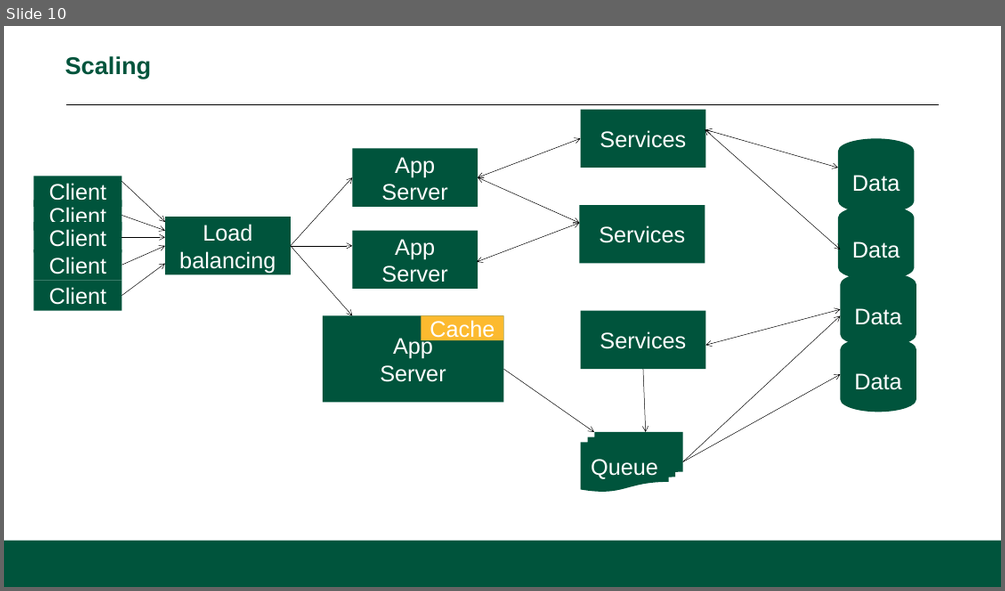
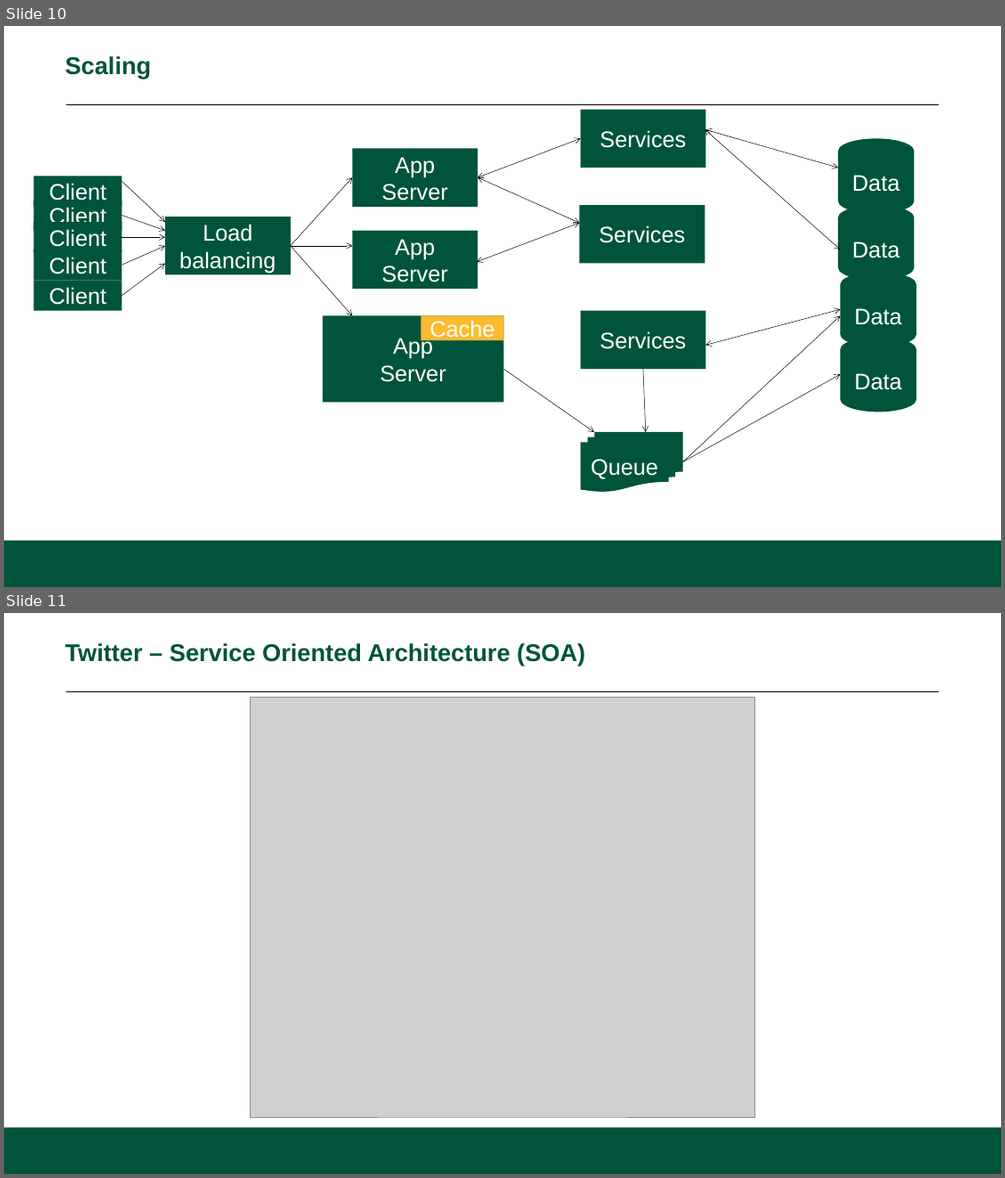
Before and after one commit to CS601-F15/lectures, a slide deck: slides/intro.pptx. Shown one above the other, each under a label of ours: slide 10 before the commit, slides 10 and 11 after it. The pictures are 1005x591 and 1005x1178 pixels, drawn with LibreOffice and Linux fonts; fonts in the diff are those of the drawing; grey boxes stand for pictures; background and template pictures are left out. Boxes give left, top, right and bottom in pixels: in the first picture for what was removed or moved away, otherwise in the second. Text is boxed around its words. In the diff, an @@ line names an element or a change of style, - is before the commit and + after.

```diff
--- a/slides/intro.pptx
+++ b/slides/intro.pptx
@@ slide 11 added at [4, 613, 1001, 1174], background #FFFFFF; not listed: 2 template elements that a slide beside it also shows @@
@@ title added at [65, 643, 585, 666], 28 pt, text #00543C, bold @@
+Twitter – Service Oriented Architecture (SOA)
@@ picture added at [250, 697, 754, 1117] @@
```
Also in this commit, not shown: 7 other slides added.
